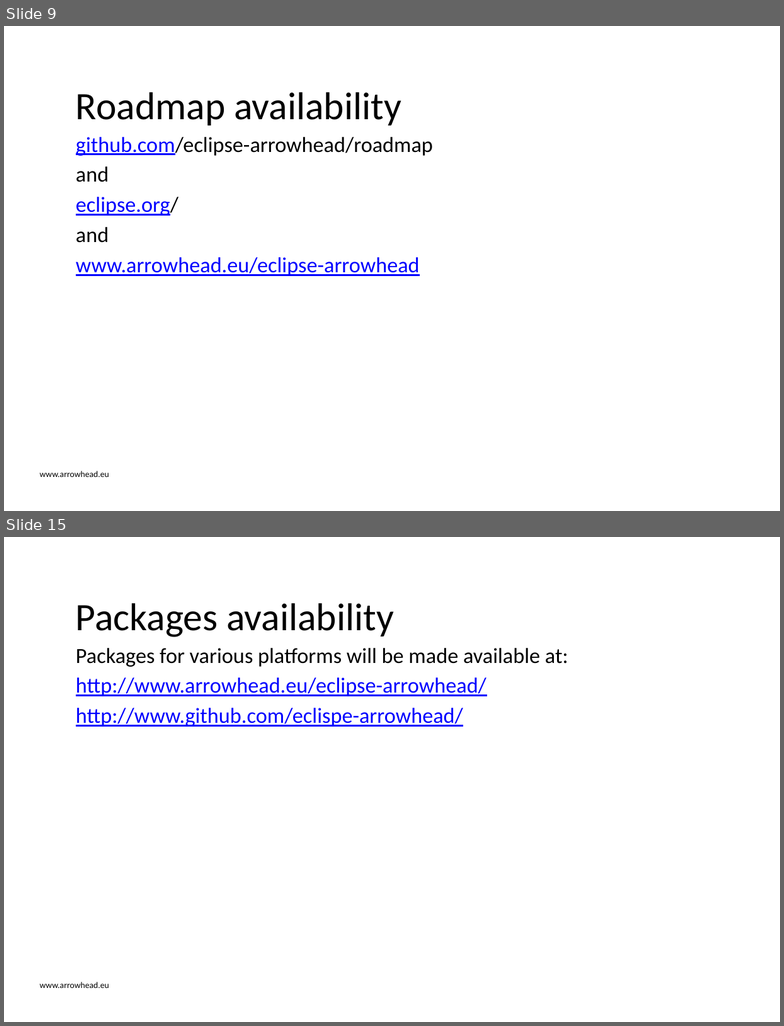
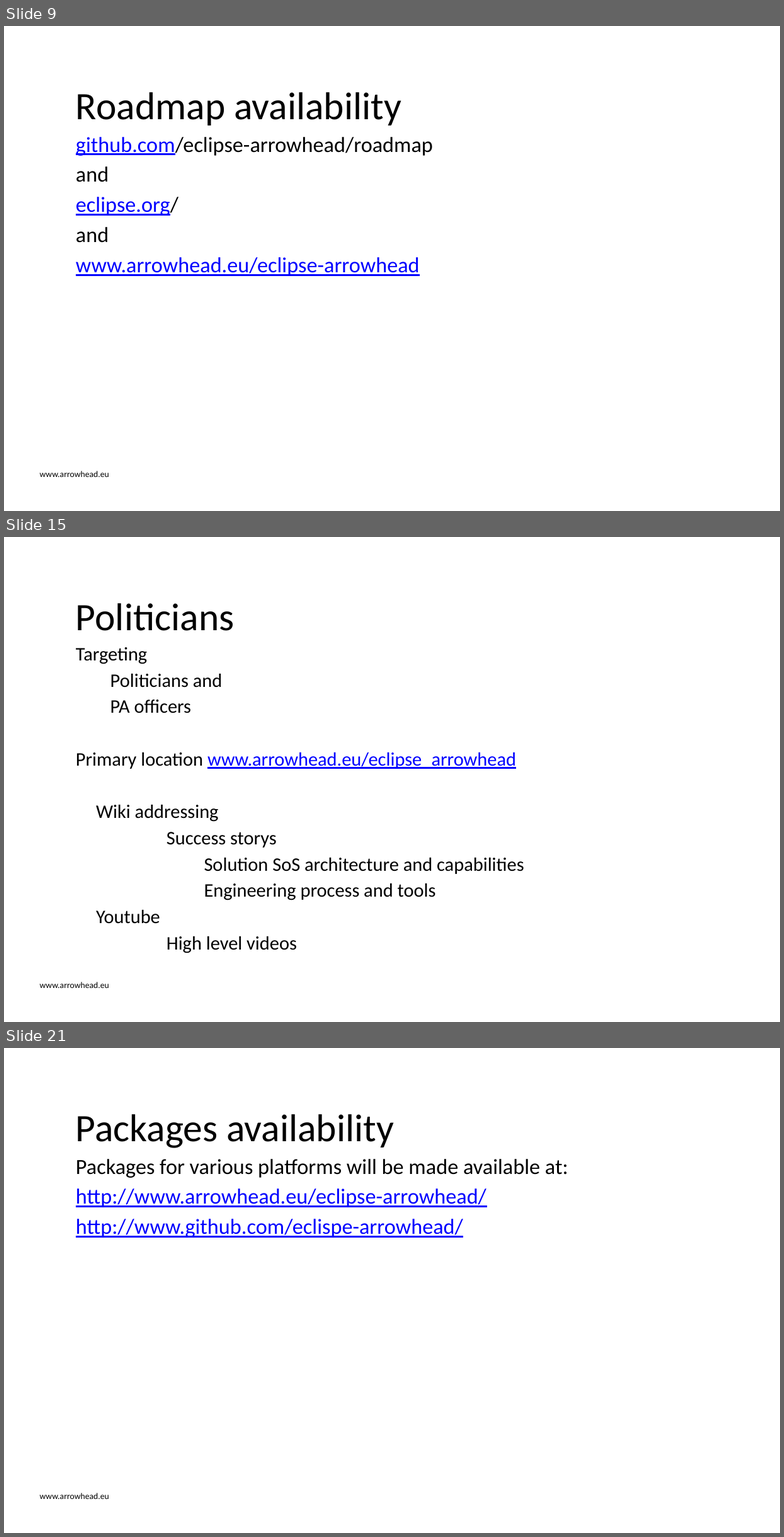
Before and after one commit to eclipse-arrowhead/roadmap, a slide deck: Governanace_strategy/Eclipse_Arrowhead_Roadmap_organisation.pptx. Shown one above the other, each under a label of ours: slides 9 and 15 before the commit, slides 9, 15 and 21 after it; the slides between them are not shown. The pictures are 784x1026 and 784x1537 pixels, drawn with LibreOffice and Linux fonts; fonts in the diff are those of the drawing; background and template pictures are left out. Boxes give left, top, right and bottom in pixels: in the first picture for what was removed or moved away, otherwise in the second. Text is boxed around its words. In the diff, an @@ line names an element or a change of style, - is before the commit and + after.

```diff
--- a/Governanace_strategy/Eclipse_Arrowhead_Roadmap_organisation.pptx
+++ b/Governanace_strategy/Eclipse_Arrowhead_Roadmap_organisation.pptx
@@ slide 15 added at bbox=[4, 537, 780, 1022], background #FFFFFF; not listed: 1 template element that a slide beside it also shows @@
@@ title added at bbox=[76, 603, 235, 631], 36 pt, text #000000 @@
+Politicians
@@ text added at bbox=[76, 647, 524, 953], 17.8 pt, text #000000 @@
+Targeting
+  Politicians and
+  PA officers
+Primary location www.arrowhead.eu/eclipse_arrowhead
+  Wiki addressing
+    Success storys
+      Solution SoS architecture and capabilities
+      Engineering process and tools
+  Youtube
+    High level videos
@@ what was slide 15 is now slide 21 @@
```
Also in this commit, not shown: 7 slides changed, 5 other slides added, 6 other files.
